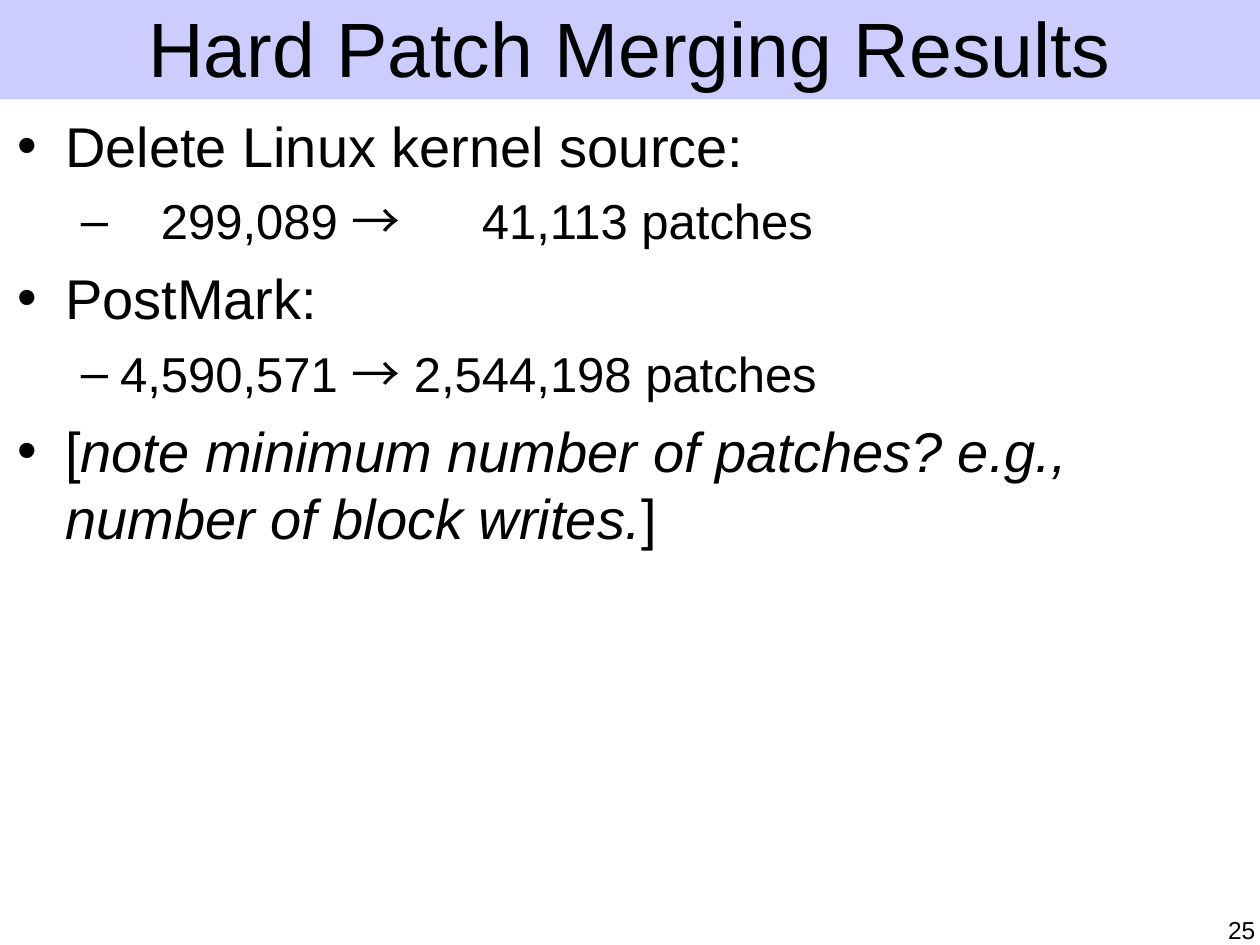
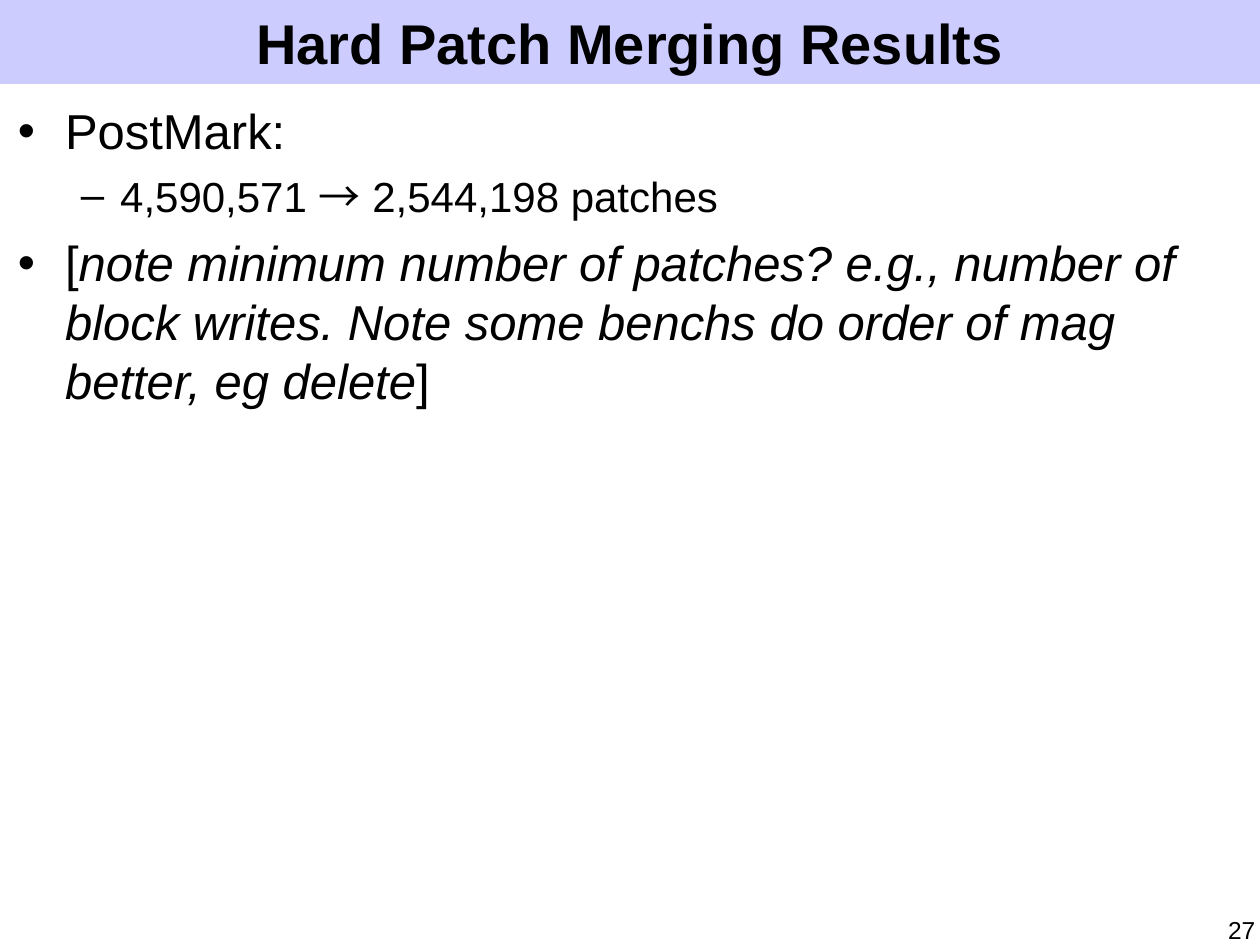
Before and after one commit to ucla-readable/fstitch-doc, a slide deck: slide 27 of sosp/pres.ppt (slide 25 before the commit). Drawn at 1260x945 pixels with LibreOffice and Linux fonts; fonts in the diff are those of the drawing. Boxes give left, top, right and bottom in pixels: in the first picture for what was removed or moved away, otherwise in the second. Text is boxed around its words. In the diff, an @@ line names an element or a change of style, - is before the commit and + after.

Commit message:
Motivation, patch model, and some patch optimization improvements.

```diff
--- a/sosp/pres.ppt
+++ b/sosp/pres.ppt
@@ rectangle: place and size @@
-rectangle at [0,0,1260,100]
+rectangle at [0,0,1260,84]
@@ title "Hard Patch Merging Results" at [256,23,1002,75]: size 44 to 32 pt, bold on @@
@@ text "PostMark:": place and size @@
-text "PostMark:" at [65,126,1067,550]
+text "PostMark:" at [65,113,1175,409]
@@ text at [65,113,718,220]: size 32 to 28 pt in "PostMark:"; size 28 to 24 pt in "4,590,571 → 2,544,198 patches"; less space between paragraphs @@
@@ text at [65,126,812,250]: paragraphs removed @@
-• Delete Linux kernel source:
-  – 299,089 → 41,113 patches
@@ text at [65,245,1175,409]: text changed; size 32 to 28 pt @@
-• [note minimum number of patches? e.g., number of block writes.]
+• [note minimum number of patches? e.g., number of block writes. Note some benchs do order of mag better, eg delete]
@@ page number at [1228,922,1255,939]: text changed @@
-25
+27
```
Also in this commit, not shown: 37 other slides changed, 8 slides added, 7 slides removed.
